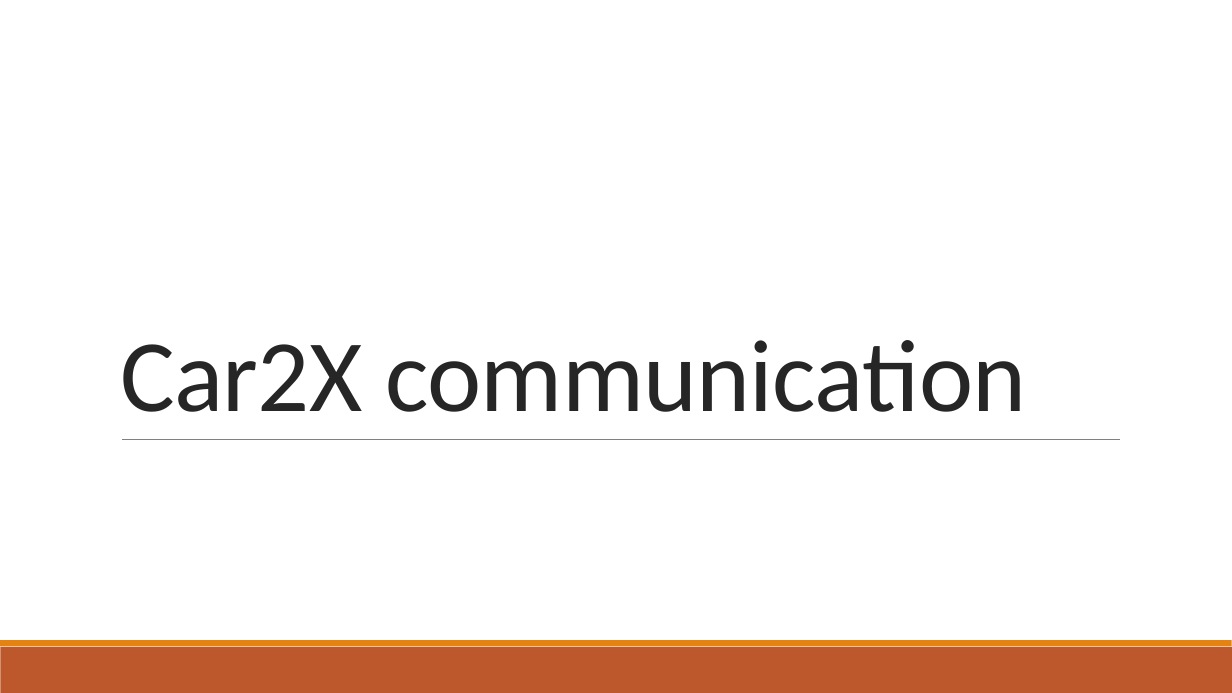
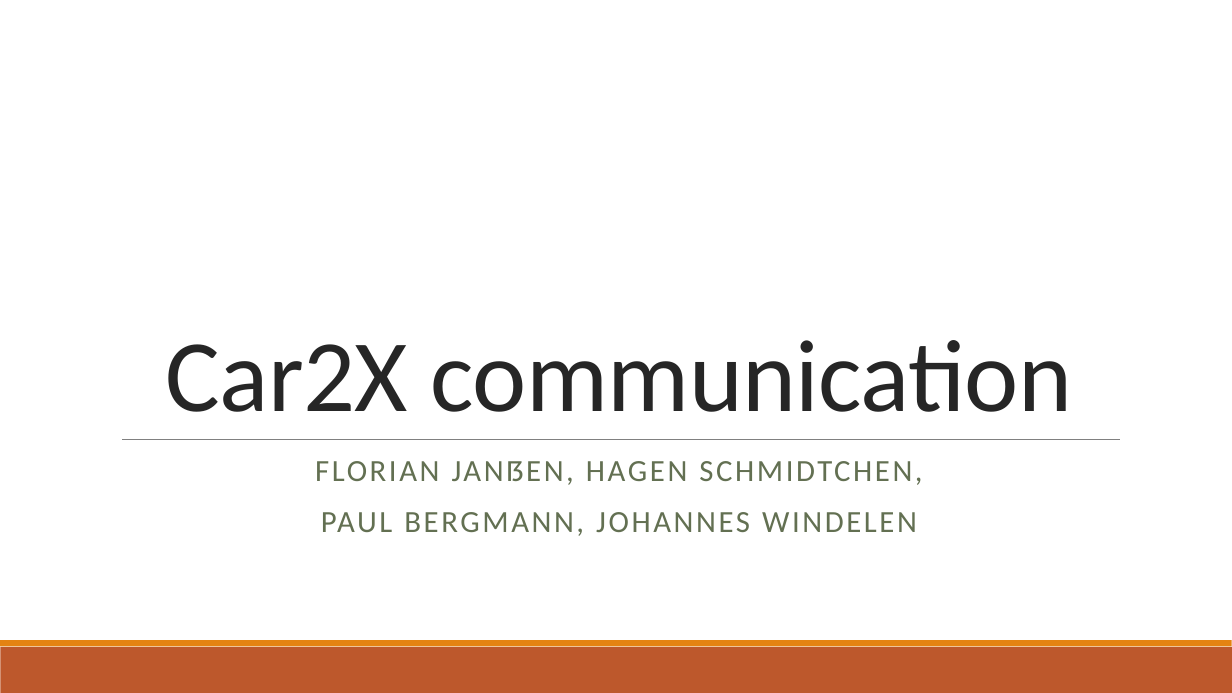
Before and after one commit to fjanssen/Car2X, a slide deck: slide 1 of doc/MidTerm.pptx. Drawn at 1232x693 pixels with LibreOffice and Linux fonts; fonts in the diff are those of the drawing. Boxes give left, top, right and bottom in pixels: in the first picture for what was removed or moved away, otherwise in the second. Text is boxed around its words. In the diff, an @@ line names an element or a change of style, - is before the commit and + after.

Commit message:
updated final version midtermpresentation

```diff
--- a/doc/MidTerm.pptx
+++ b/doc/MidTerm.pptx
@@ title "Car2X communication" at (166, 340, 1072, 412): alignment left to centre @@
@@ subtitle added at (315, 461, 922, 536), 24 pt, text #637052 @@
+FLORIAN JANSSEN, HAGEN SCHMIDTCHEN,
+PAUL BERGMANN, JOHANNES WINDELEN
```
